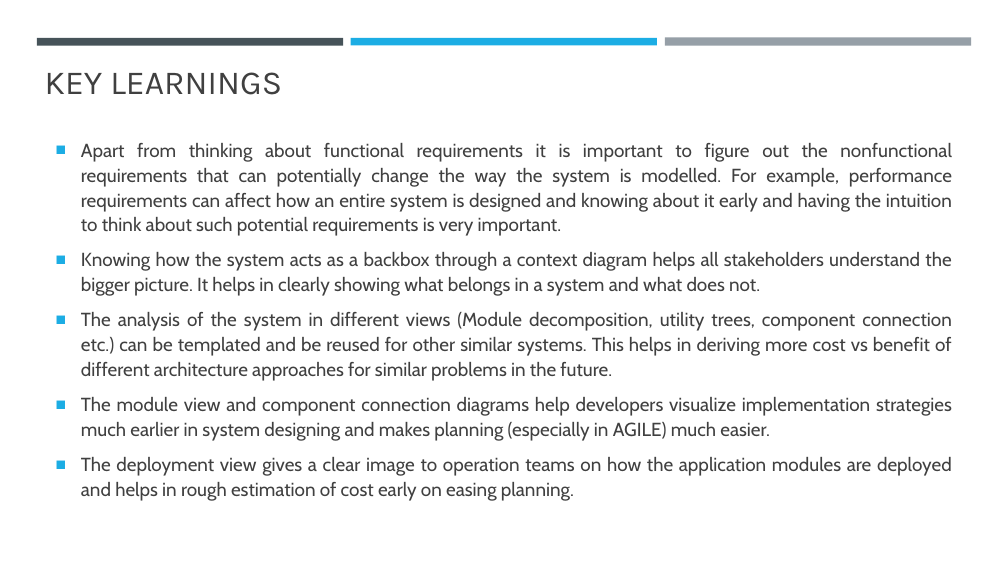
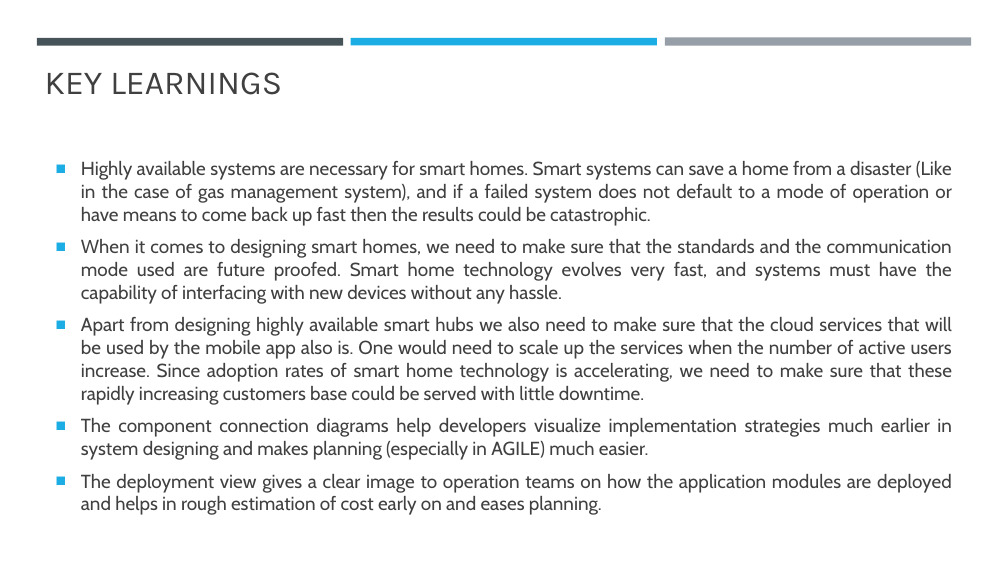
Before and after one commit to Akhilsudh/BITS-Assignment, a slide deck: slide 9 of Semester 2/Software Architecture/Assignment 2/SA-Assignment-2021MT12054.pptx. Drawn at 1008x567 pixels with LibreOffice and Linux fonts; fonts in the diff are those of the drawing. Boxes give left, top, right and bottom in pixels: in the first picture for what was removed or moved away, otherwise in the second. Text is boxed around its words. In the diff, an @@ line names an element or a change of style, - is before the commit and + after.

```diff
--- a/Semester 2/Software Architecture/Assignment 2/SA-Assignment-2021MT12054.pptx
+++ b/Semester 2/Software Architecture/Assignment 2/SA-Assignment-2021MT12054.pptx
@@ text at (x1=81, y1=161, x2=952, y2=515): text changed @@
-■ Apart from thinking about functional requirements it is important to figure out the nonfunctional requirements that can potentially change the way the system is modelled. For example, performance requirements can affect how an entire system is designed and knowing about it early and having the intuition to think about such potential requirements is very important.
-■ Knowing how the system acts as a backbox through a context diagram helps all stakeholders understand the bigger picture. It helps in clearly showing what belongs in a system and what does not.
-■ The analysis of the system in different views (Module decomposition, utility trees, component connection etc.) can be templated and be reused for other similar systems. This helps in deriving more cost vs benefit of different architecture approaches for similar problems in the future.
-■ The module view and component connection diagrams help developers visualize implementation strategies much earlier in system designing and makes planning (especially in AGILE) much easier.
-■ The deployment view gives a clear image to operation teams on how the application modules are deployed and helps in rough estimation of cost early on easing planning.
+■ Highly available systems are necessary for smart homes. Smart systems can save a home from a disaster (Like in the case of gas management system), and if a failed system does not default to a mode of operation or have means to come back up fast then the results could be catastrophic.
+■ When it comes to designing smart homes, we need to make sure that the standards and the communication mode used are future proofed. Smart home technology evolves very fast, and systems must have the capability of interfacing with new devices without any hassle.
+■ Apart from designing highly available smart hubs we also need to make sure that the cloud services that will be used by the mobile app also is. One would need to scale up the services when the number of active users increase. Since adoption rates of smart home technology is accelerating, we need to make sure that these rapidly increasing customers base could be served with little downtime.
+■ The component connection diagrams help developers visualize implementation strategies much earlier in system designing and makes planning (especially in AGILE) much easier.
+■ The deployment view gives a clear image to operation teams on how the application modules are deployed and helps in rough estimation of cost early on and eases planning.
```
Also in this commit, not shown: 3 other slides changed.
